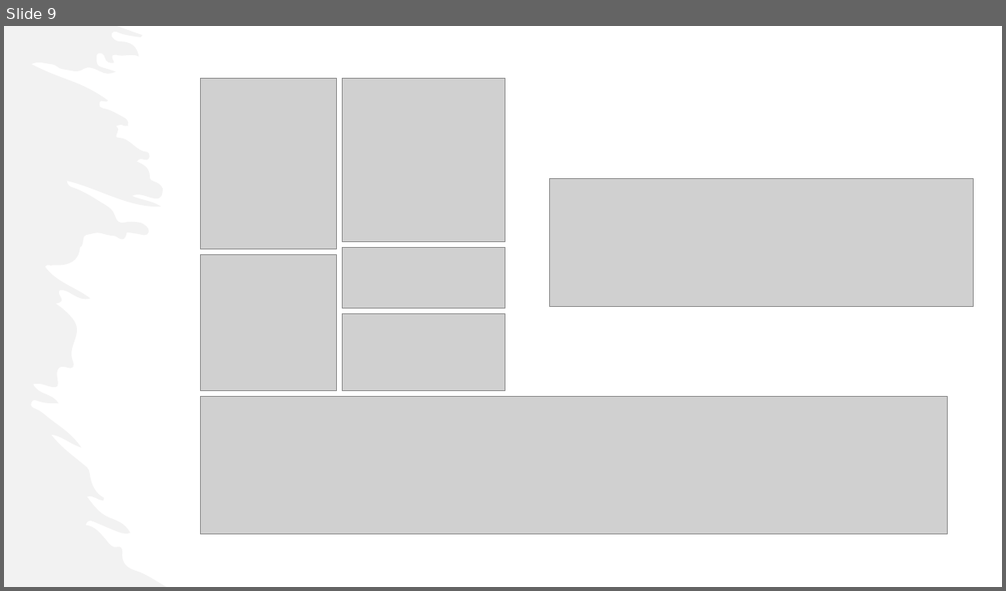
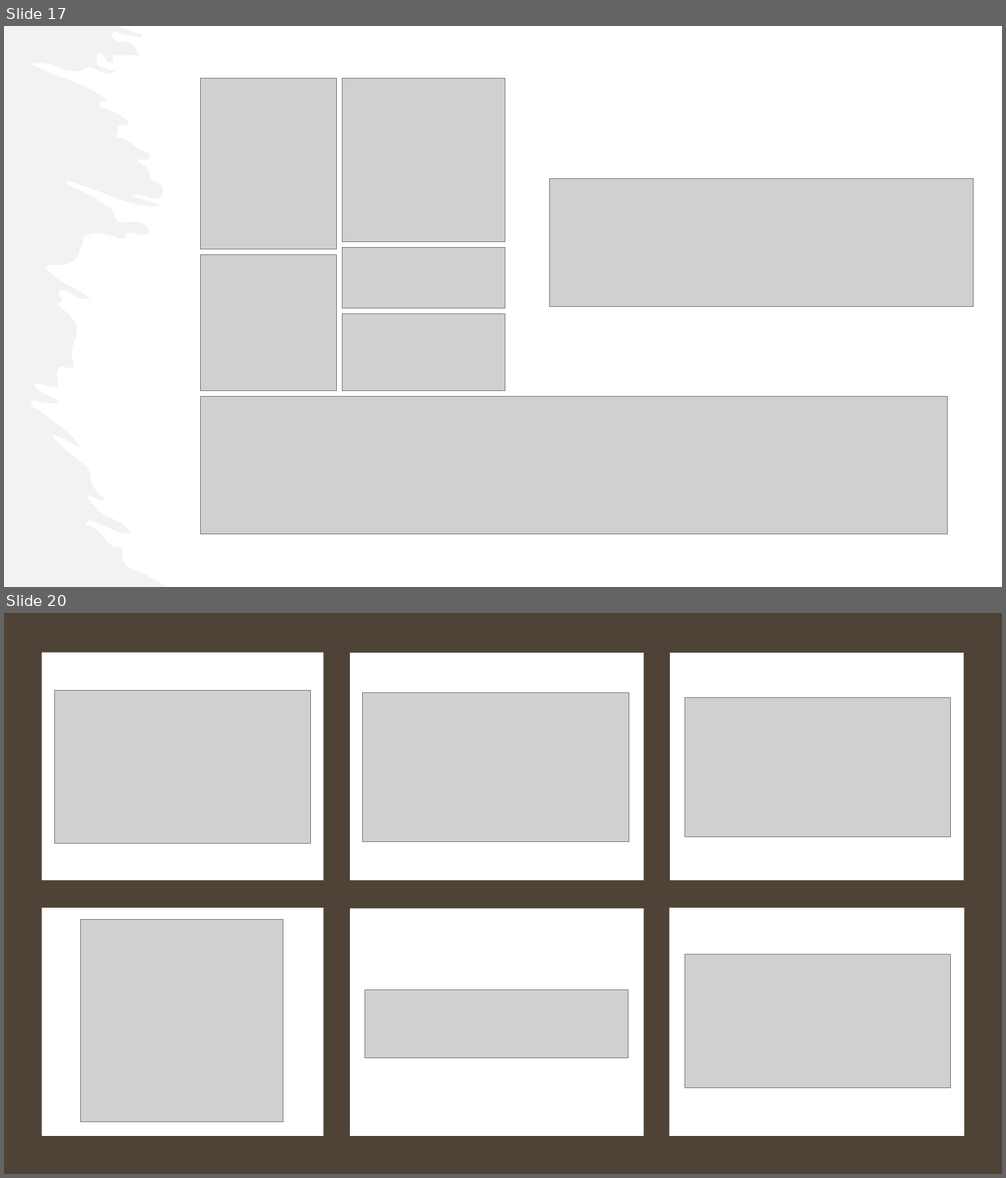
Before and after one commit to breinerbca99/portafolio1, a slide deck: src/assets/Tecnologias.pptx. Shown one above the other, each under a label of ours: slide 9 before the commit, slides 17 and 20 after it; the slides between them are not shown. The pictures are 1006x591 and 1006x1178 pixels, drawn with LibreOffice and Linux fonts; fonts in the diff are those of the drawing; grey boxes stand for pictures. Boxes give left, top, right and bottom in pixels: in the first picture for what was removed or moved away, otherwise in the second. Text is boxed around its words. In the diff, an @@ line names an element or a change of style, - is before the commit and + after.

```diff
--- a/src/assets/Tecnologias.pptx
+++ b/src/assets/Tecnologias.pptx
@@ slide 20 added at (4, 613, 1002, 1174), background #FFFFFF @@
@@ rectangle added at (4, 613, 1002, 1174), fill #4F4338 @@
@@ rectangle added at (41, 653, 323, 881), fill #FFFFFF @@
@@ rectangle added at (350, 653, 643, 880), fill #FFFFFF @@
@@ rectangle added at (671, 653, 964, 880), fill #FFFFFF @@
@@ picture added at (55, 690, 310, 844) @@
@@ picture added at (363, 692, 629, 842) @@
@@ picture added at (684, 697, 951, 837) @@
@@ rectangle added at (41, 908, 323, 1136), fill #FFFFFF @@
@@ picture added at (81, 920, 283, 1122) @@
@@ rectangle added at (350, 909, 643, 1136), fill #FFFFFF @@
@@ rectangle added at (670, 908, 965, 1136), fill #FFFFFF @@
@@ picture added at (684, 955, 951, 1088) @@
@@ picture added at (364, 990, 629, 1059) @@
@@ what was slide 9 is now slide 17 @@
```
Also in this commit, not shown: 11 other slides added, 2 slides removed.
